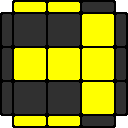
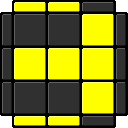
Comparing the layer stacks of the two 128×128 images. Changes:
painted on "color" over [2, 2, 126, 126]
